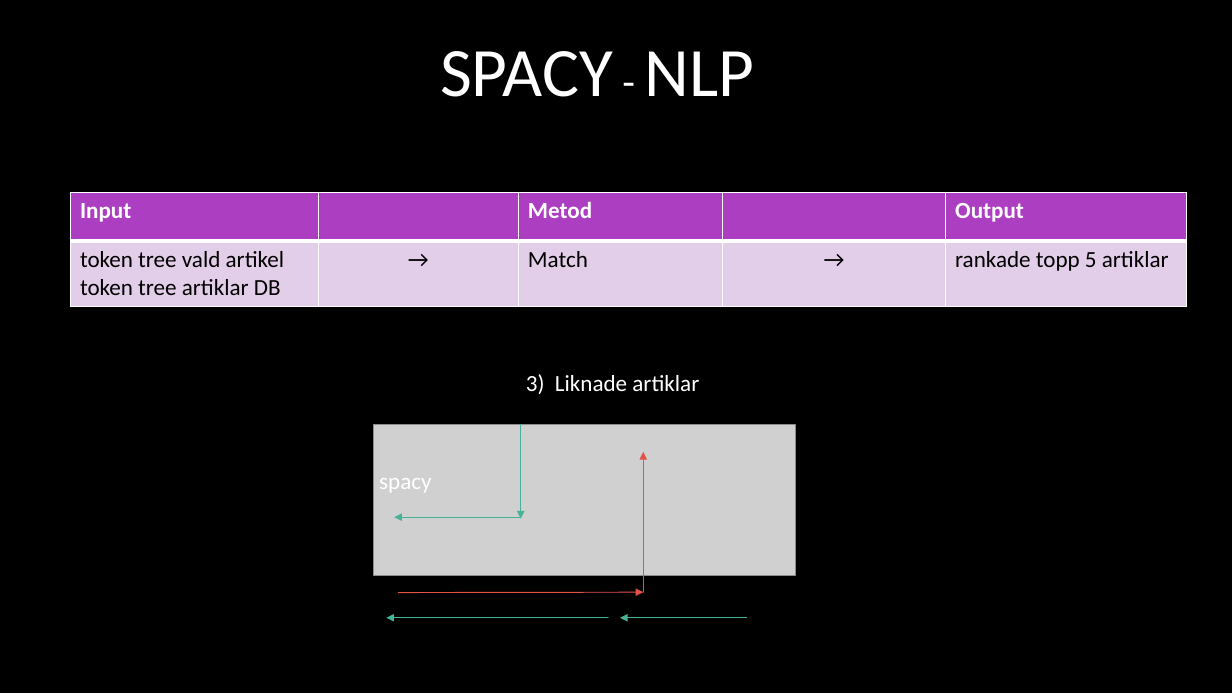
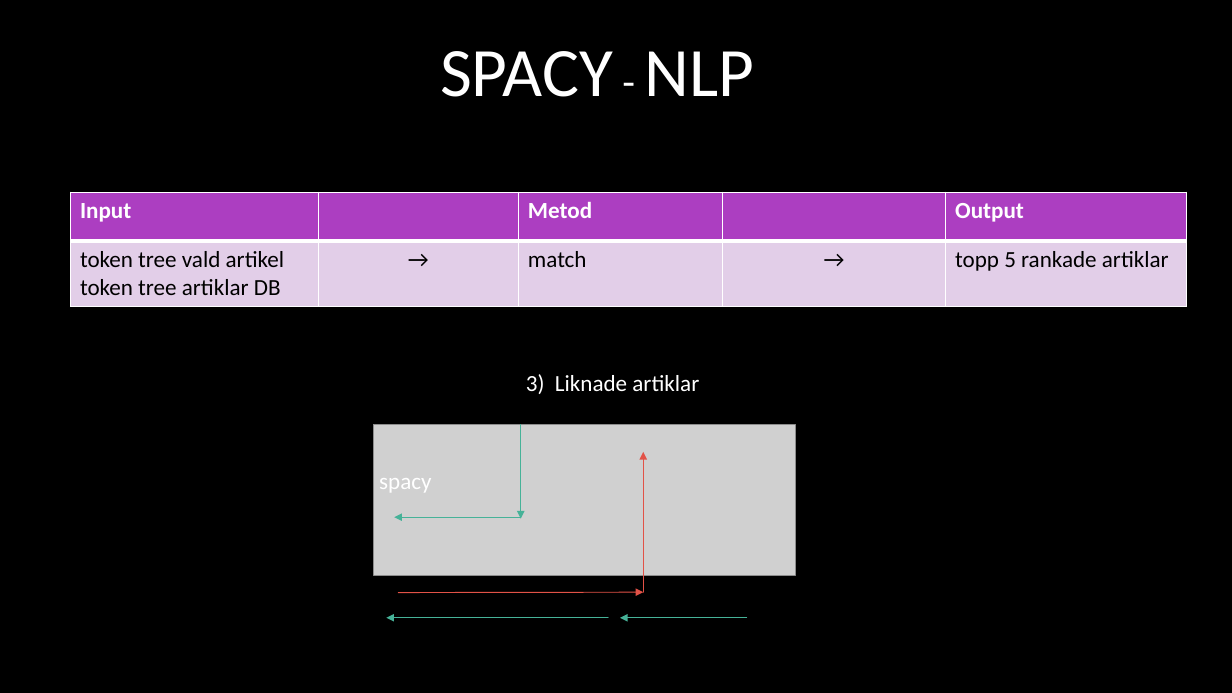
Before and after one commit to nextline501/Article-Finder, a slide deck: slide 8 of documentation/Grupp 3.pptx. Drawn at 1232x693 pixels with LibreOffice and Linux fonts; fonts in the diff are those of the drawing; grey boxes stand for pictures; background and template pictures are left out. Boxes give left, top, right and bottom in pixels: in the first picture for what was removed or moved away, otherwise in the second. Text is boxed around its words. In the diff, an @@ line names an element or a change of style, - is before the commit and + after.

Commit message:
Change pptx

```diff
--- a/documentation/Grupp 3.pptx
+++ b/documentation/Grupp 3.pptx
@@ table at [71, 192, 1188, 306] @@
-row 2, column 3: Match
+row 2, column 3: match
-row 2, column 5: rankade topp 5 artiklar
+row 2, column 5: topp 5 rankade artiklar
```
Also in this commit, not shown: 2 other slides changed.
